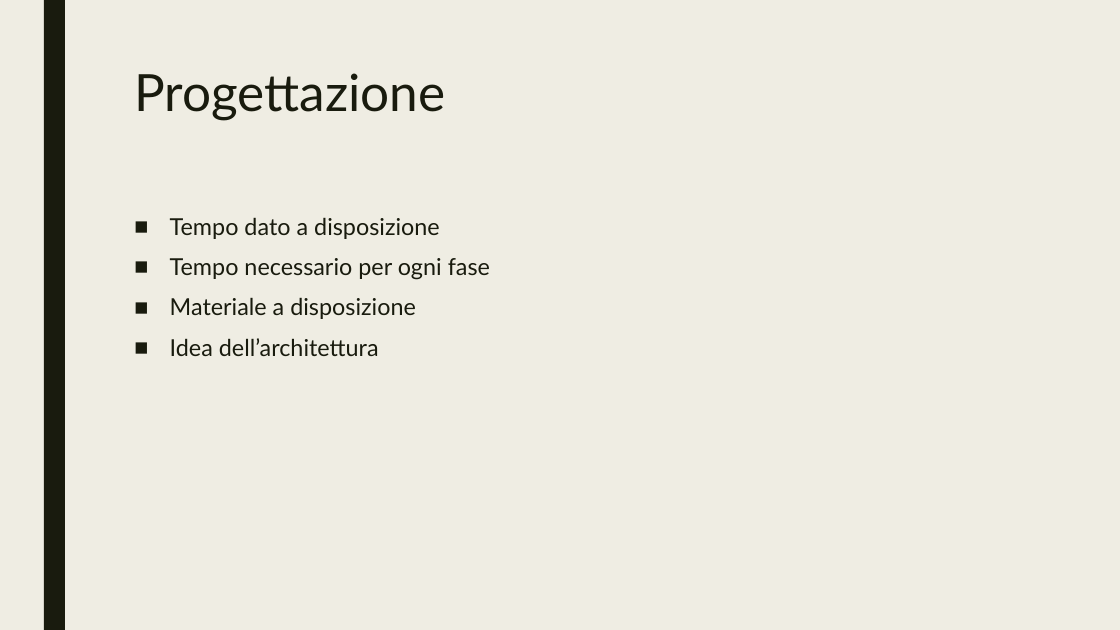
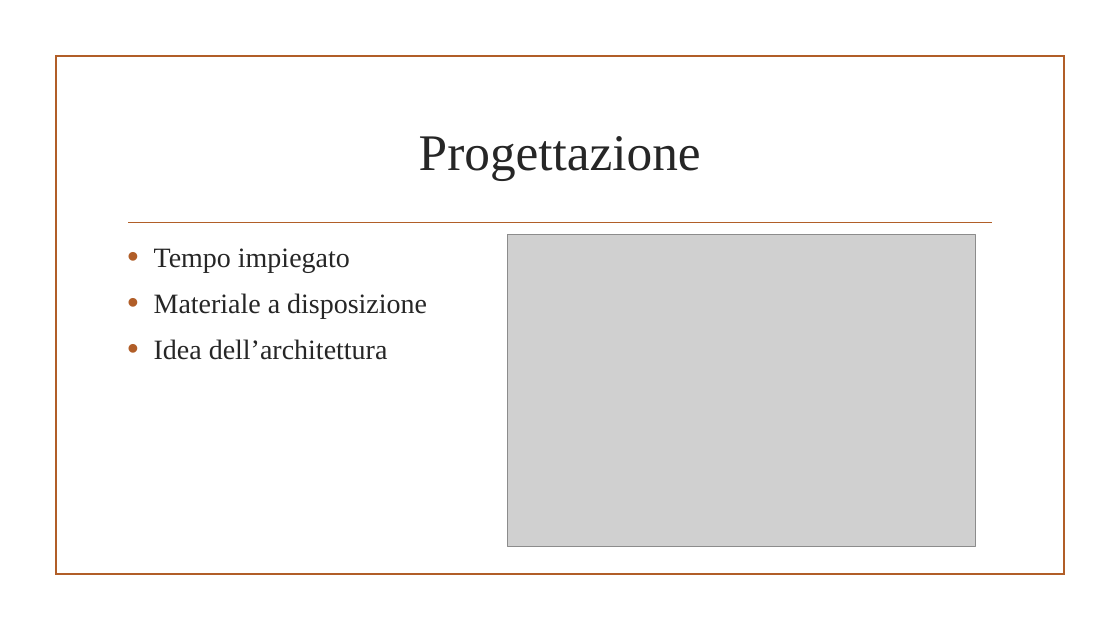
Before and after one commit to JariNaeser/Progetto1, a slide deck: slide 4 of doc/Presentazione progetto.pptx. Drawn at 1120x630 pixels with LibreOffice and Linux fonts; fonts in the diff are those of the drawing; grey boxes stand for pictures; background and template pictures are left out. Boxes give left, top, right and bottom in pixels: in the first picture for what was removed or moved away, otherwise in the second. Text is boxed around its words. In the diff, an @@ line names an element or a change of style, - is before the commit and + after.

Commit message:
Update presentation

```diff
--- a/doc/Presentazione progetto.pptx
+++ b/doc/Presentazione progetto.pptx
@@ background #EFEDE3 to picture (left out) @@
@@ rectangle removed at [44,0,65,630] @@
@@ rectangle added at [55,56,1064,575], outline #B15E28 1.25 pt @@
@@ title "Progettazione": place and size @@
-title "Progettazione" at [134,73,445,120]
+title "Progettazione" at [419,136,701,181]
@@ title "Progettazione" at [419,136,701,181]: font Lato to Times New Roman, text colour #191B0E to #262626; alignment left to centre; line spacing 0.89 to 1; vertical alignment top to middle @@
@@ text "Tempo impiegato": place and size @@
-text "Tempo impiegato" at [170,217,490,356]
+text "Tempo impiegato" at [154,248,427,360]
@@ line added from (129, 223) to (992, 223), #B15E28 1.25 pt @@
@@ picture added at [507,235,975,547] @@
@@ text at [154,248,350,272]: text changed; size 20 to 24 pt; font Lato to Times New Roman; text colour #191B0E to #262626 @@
-■ Tempo dato a disposizione
-■ Tempo necessario per ogni fase
+• Tempo impiegato
@@ text at [154,293,427,360]: size 20 to 24 pt, font Lato to Times New Roman, text colour #191B0E to #262626 in "Materiale a disposizione", "Idea dell’architettura"; bullet ■ to •; line spacing 0.94 to 1; less space between paragraphs @@
```
Also in this commit, not shown: 5 other slides changed.
